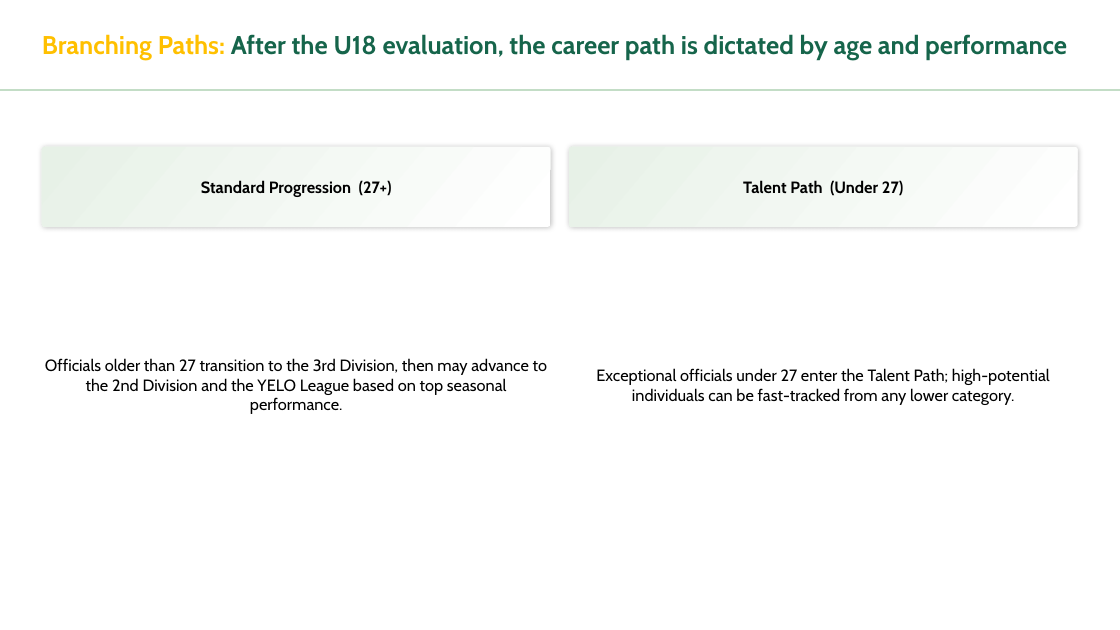
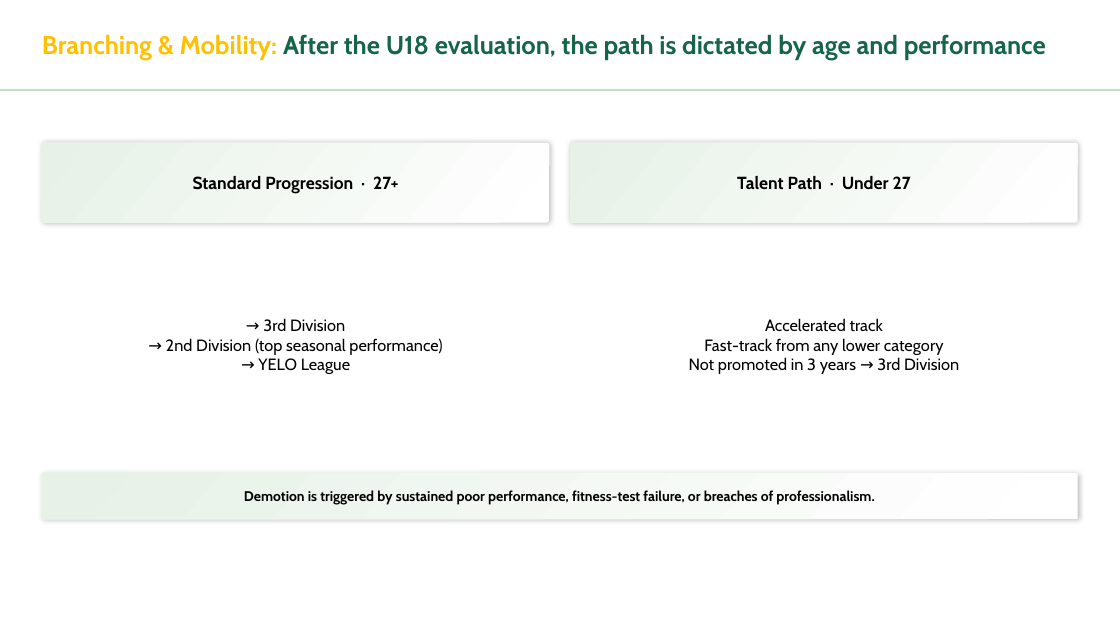
Before and after one commit to meedo5657-rgb/SAFF, a slide deck: slide 6 of Refereeing_Pathway_Presentation.pptx. Drawn at 1120x630 pixels with LibreOffice and Linux fonts; fonts in the diff are those of the drawing. Boxes give left, top, right and bottom in pixels: in the first picture for what was removed or moved away, otherwise in the second. Text is boxed around its words. In the diff, an @@ line names an element or a change of style, - is before the commit and + after.

```diff
--- a/Refereeing_Pathway_Presentation.pptx
+++ b/Refereeing_Pathway_Presentation.pptx
@@ text at <box>42,34,1046,60</box>: text changed @@
-Branching Paths: After the U18 evaluation, the career path is dictated by age and performance
+Branching & Mobility: After the U18 evaluation, the path is dictated by age and performance
@@ rounded rectangle "Standard Progression · 27+": place and size @@
-rounded rectangle "Standard Progression · 27+" at <box>42,147,550,227</box>
+rounded rectangle "Standard Progression · 27+" at <box>42,143,549,223</box>
@@ rounded rectangle "Talent Path · Under 27": place and size @@
-rounded rectangle "Talent Path · Under 27" at <box>569,147,1077,227</box>
+rounded rectangle "Talent Path · Under 27" at <box>571,143,1078,223</box>
@@ text in rounded rectangle at <box>193,176,399,194</box>: text changed; size 14 to 15 pt @@
-Standard Progression (27+)
+Standard Progression · 27+
@@ text in rounded rectangle at <box>737,176,911,190</box>: text changed; size 14 to 15 pt @@
-Talent Path (Under 27)
+Talent Path · Under 27
@@ text at <box>166,318,442,374</box>: text changed @@
-Officials older than 27 transition to the 3rd Division, then may advance to the 2nd Division and the YELO League based on top seasonal performance.
+→ 3rd Division
+→ 2nd Division (top seasonal performance)
+→ YELO League
@@ text at <box>689,318,959,374</box>: text changed @@
-Exceptional officials under 27 enter the Talent Path; high-potential individuals can be fast-tracked from any lower category.
+Accelerated track
+Fast-track from any lower category
+Not promoted in 3 years → 3rd Division
@@ rounded rectangle added at <box>42,473,1078,519</box>, fill gradient #FFFFFF to #E7F1E7, 12 pt, text #000000, bold @@
+Demotion is triggered by sustained poor performance, fitness-test failure, or breaches of professionalism.
```
Also in this commit, not shown: 7 other slides changed, 4 slides added, 24 slides removed.
